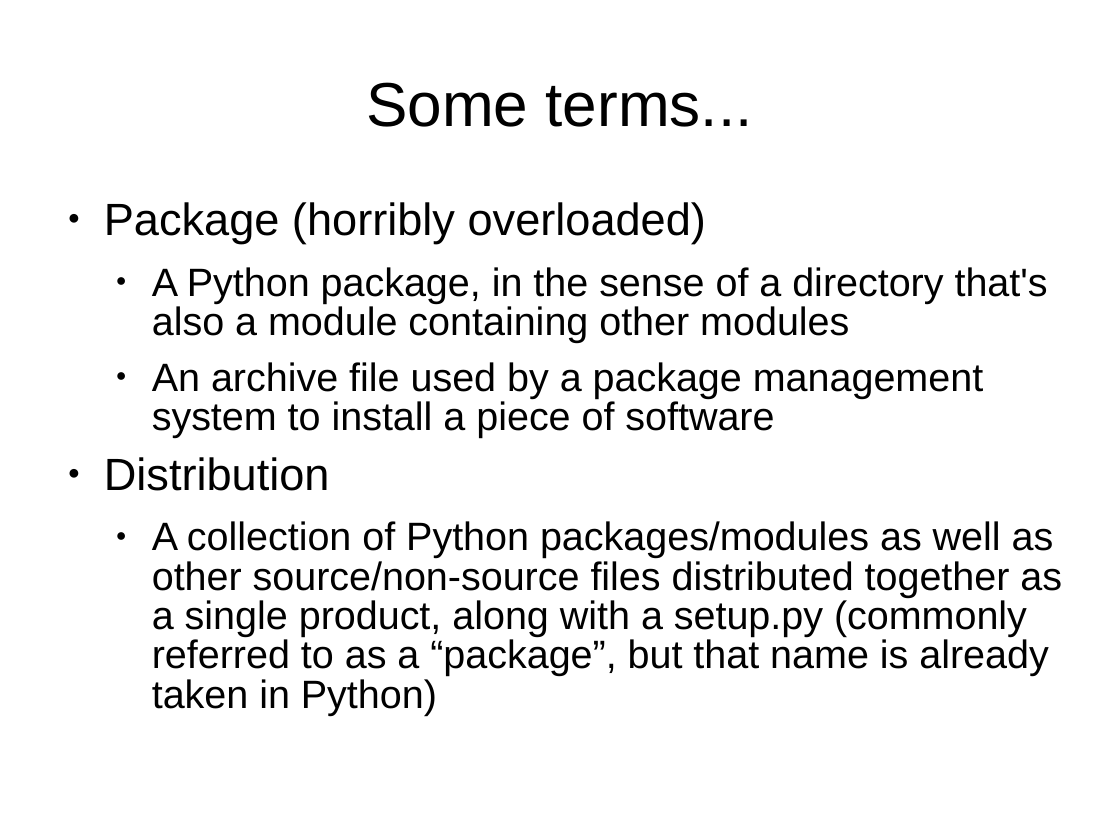
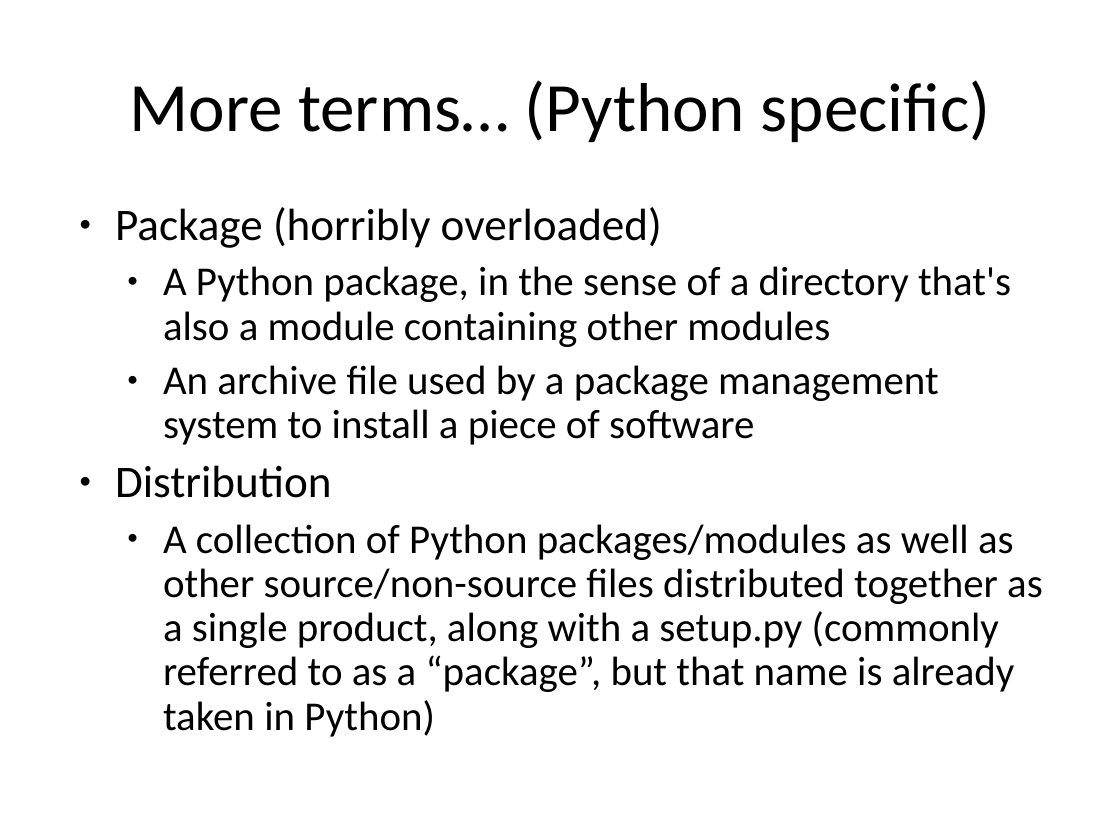
Before and after one commit to embray/pyastro-packaging-tutorial, a slide deck: slide 4 of packaging.ppt (slide 2 before the commit). Drawn at 1120x840 pixels with LibreOffice and Linux fonts; fonts in the diff are those of the drawing. Boxes give left, top, right and bottom in pixels: in the first picture for what was removed or moved away, otherwise in the second. Text is boxed around its words. In the diff, an @@ line names an element or a change of style, - is before the commit and + after.

```diff
--- a/packaging.ppt
+++ b/packaging.ppt
@@ title at bbox=[130, 80, 990, 142]: text changed; size 44 to 49 pt; font Arial to Calibri @@
-Some terms...
+More terms… (Python specific)
@@ text "Package (horribly overloaded)" at bbox=[115, 207, 1043, 737]: font Arial to Calibri; size 28 to 29 pt in "A Python package, in the sense of ...", "An archive file used by a package ...", "A collection of Python packages/modules as well ..."; line spacing 0.83 to 0.9; less space between paragraphs @@
```
Also in this commit, not shown: 7 other slides changed, 14 slides added, 10 slides removed.
